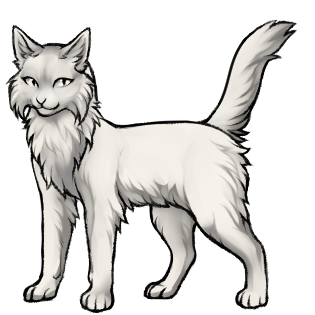
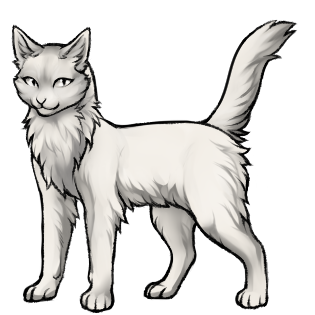
Comparing the layer stacks of the two 315×315 images. Changes:
"тень" (1st of 18, in "Уши" › "длинные"): opacity 65% → 58%, moved it into group "длинные", painted on it over [5, 68, 98, 130]
"тень" (3rd of 18, in "Уши" › "торчком обычные"): opacity 70% → 77%, moved it into group "торчком обычные", painted on it over [7, 68, 98, 130]
"тень" (4th of 18, in "Уши" › "повисшие"): opacity 70% → 75%, moved it into group "повисшие", painted on it over [10, 68, 98, 130]
hid group "пушистые" (4 layers) over [5, 68, 98, 130]
removed layer "лайн" (6th of 17, in "Щёки" › "пушистые") from group "пушистые" over [5, 68, 98, 130]
renamed "свет" to "лайн", opacity 19% → 100%, blend overlay → normal, painted on it over [5, 68, 98, 130]
renamed "[красить]" to "тень", opacity 100% → 65%, blend normal → multiply, painted on it over [5, 68, 98, 130]
renamed "лайн" to "[красить]", moved it into group "пушистые", painted on it over [5, 68, 98, 124]
renamed "тень" to "лайн", opacity 71% → 100%, blend multiply → normal, painted on it over [10, 68, 93, 118]
renamed "[красить]" to "свет", opacity 100% → 41%, blend normal → overlay, painted on it over [11, 68, 91, 117]
added layer "тень" (8th of 18, in "Голова") (multiply, 71%) in group "Голова" over [10, 68, 93, 118]
renamed "лайн" to "[красить]", moved it into group "пышная", painted on it over [8, 68, 98, 130]
renamed "тень" to "лайн", opacity 69% → 100%, blend multiply → normal, painted on it over [16, 68, 98, 130]
renamed "[красить]" to "свет", opacity 100% → 58%, blend normal → overlay, painted on it over [20, 68, 98, 130]
renamed "свет" to "тень", opacity 58% → 69%, blend overlay → multiply, moved it above "[красить]", painted on it over [16, 68, 98, 130]
renamed "лайн" to "[красить]", moved it into group "обычная", painted on it over [20, 68, 98, 130]
…and 17 more changes (3 added, 7 blend, 7 opacity, 11 painted, 3 removed, 11 renamed, 5 stack, 1 visibility)
